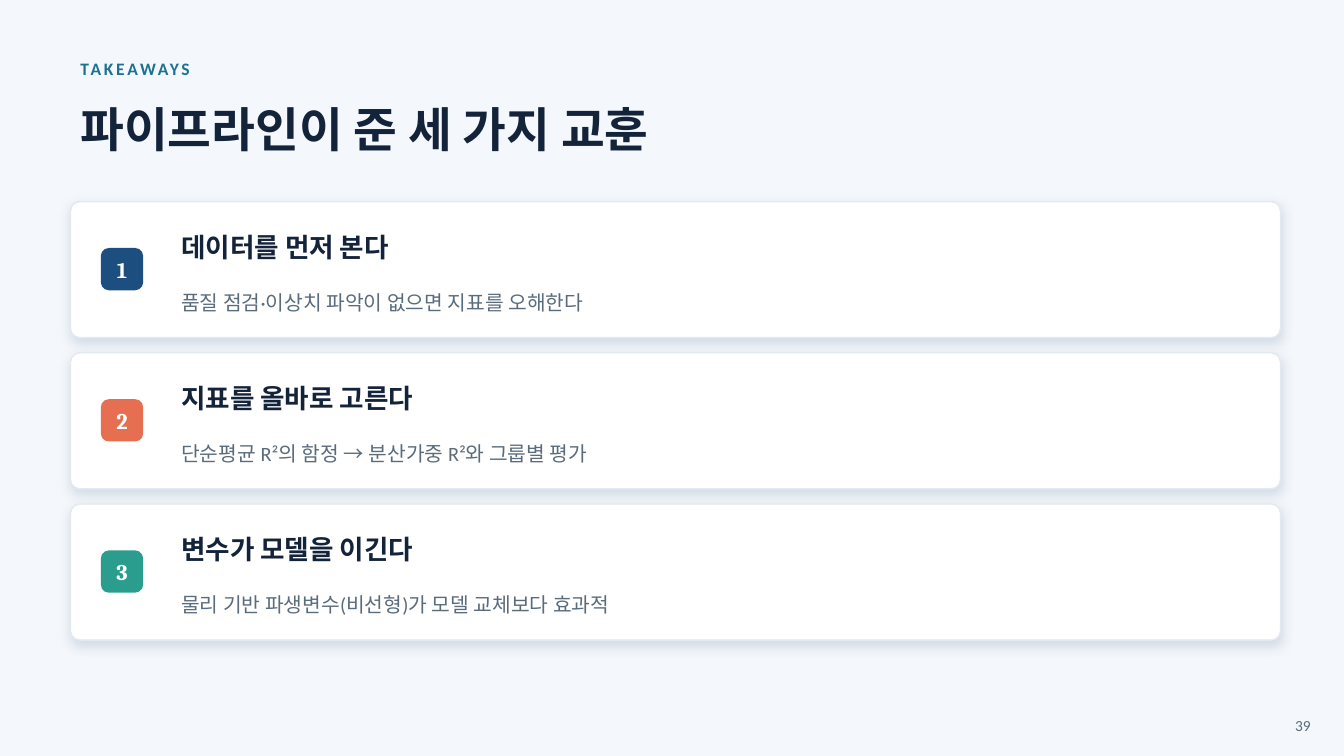
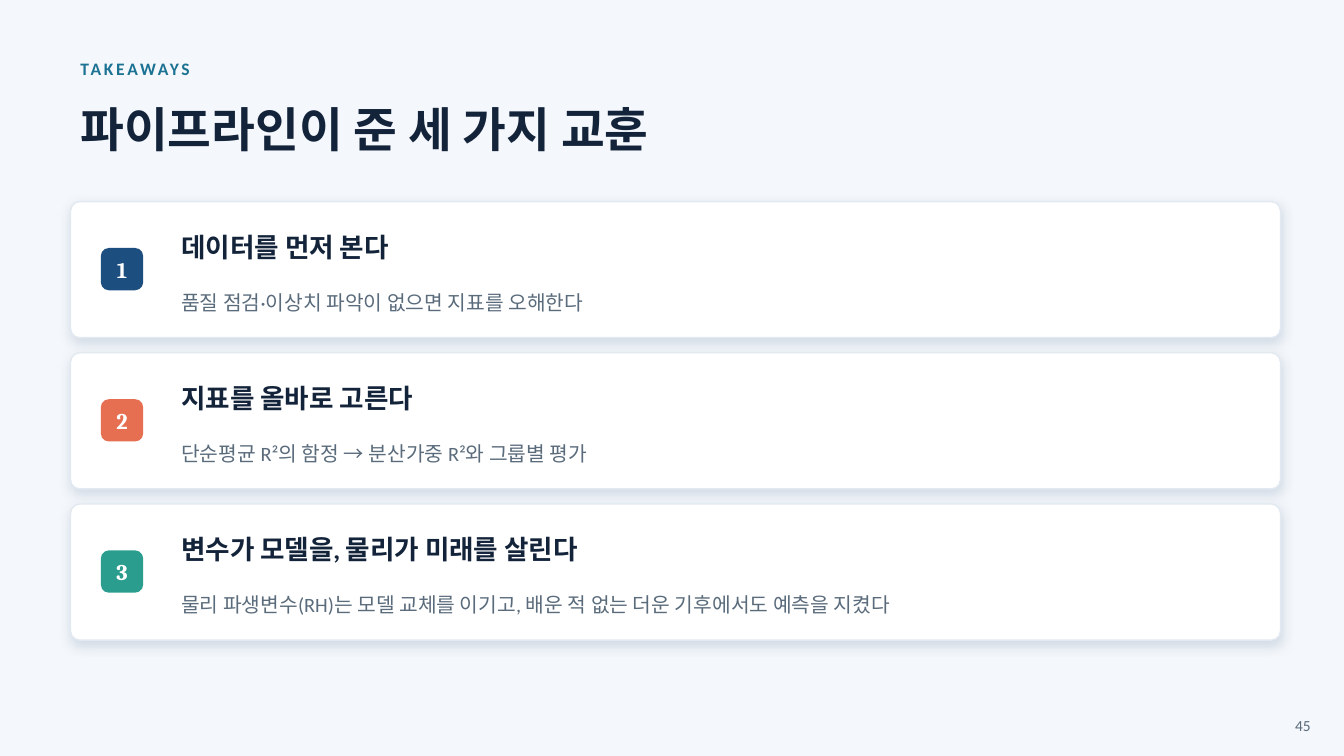
Before and after one commit to ohmycoding1/climsim, a slide deck: slide 45 of presentations/ClimSim_전처리분석.pptx (slide 39 before the commit). Drawn at 1344x756 pixels with LibreOffice and Linux fonts; fonts in the diff are those of the drawing. Boxes give left, top, right and bottom in pixels: in the first picture for what was removed or moved away, otherwise in the second. Text is boxed around its words. In the diff, an @@ line names an element or a change of style, - is before the commit and + after.

```diff
--- a/presentations/ClimSim_전처리분석.pptx
+++ b/presentations/ClimSim_전처리분석.pptx
@@ text at (x1=181, y1=536, x2=577, y2=563): text changed @@
-변수가 모델을 이긴다
+변수가 모델을, 물리가 미래를 살린다
@@ text at (x1=181, y1=595, x2=890, y2=615): text changed @@
-물리 기반 파생변수(비선형)가 모델 교체보다 효과적
+물리 파생변수(RH)는 모델 교체를 이기고, 배운 적 없는 더운 기후에서도 예측을 지켰다
@@ text at (x1=1295, y1=721, x2=1311, y2=731): text changed @@
-39
+45
```
Also in this commit, not shown: 1 other slide changed, 6 slides added.
